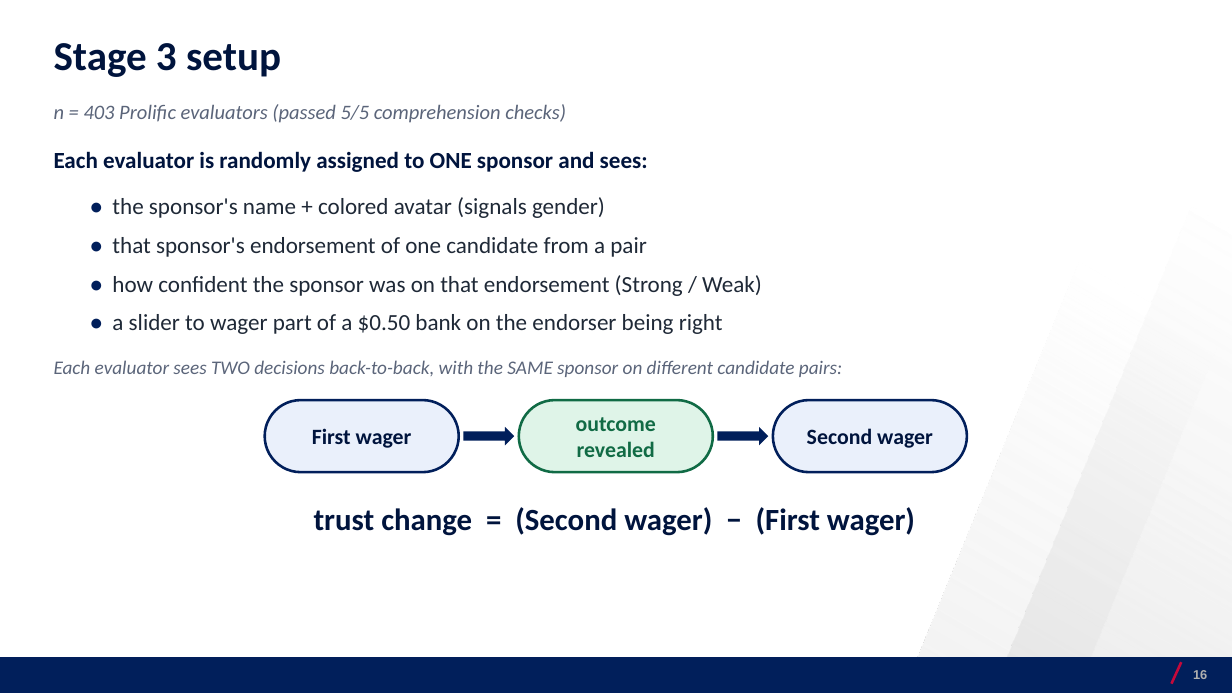
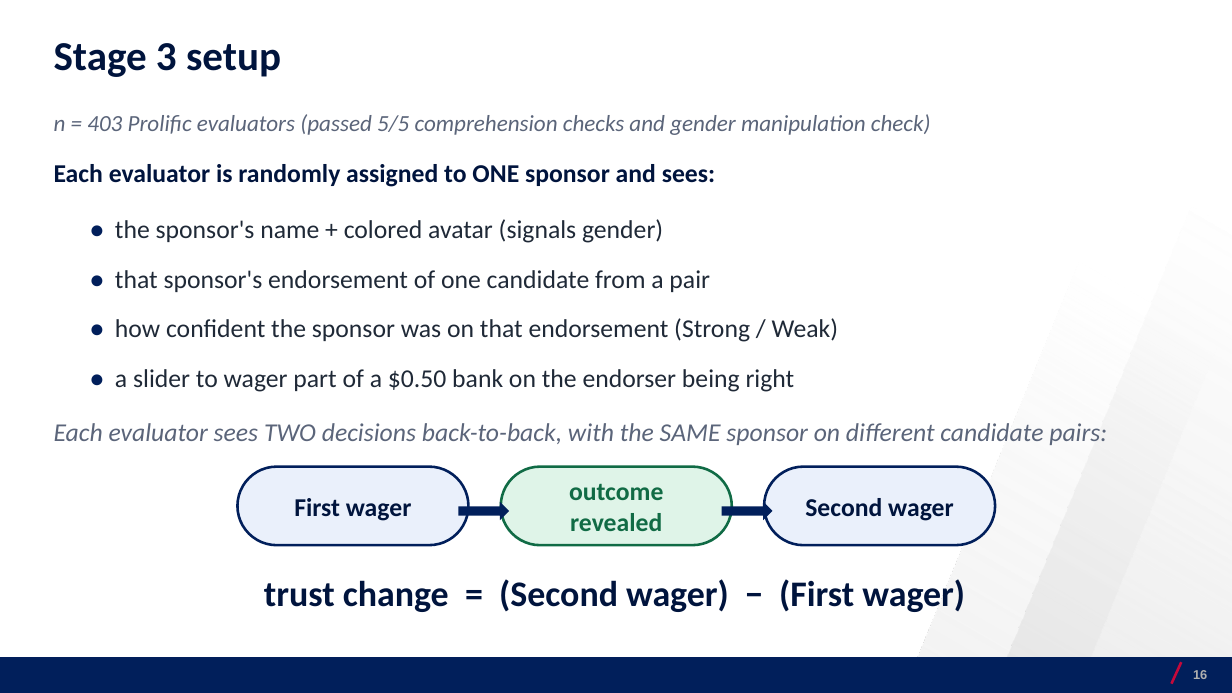
Before and after one commit to josecerv/sponsorship-network, a slide deck: slide 16 of docs/UChicago-0410.pptx. Drawn at 1232x693 pixels with LibreOffice and Linux fonts; fonts in the diff are those of the drawing; background and template pictures are left out. Boxes give left, top, right and bottom in pixels: in the first picture for what was removed or moved away, otherwise in the second. Text is boxed around its words. In the diff, an @@ line names an element or a change of style, - is before the commit and + after.

```diff
--- a/docs/UChicago-0410.pptx
+++ b/docs/UChicago-0410.pptx
@@ text at [54,114,931,135]: text changed; size 16 to 18 pt @@
-n = 403 Prolific evaluators (passed 5/5 comprehension checks)
+n = 403 Prolific evaluators (passed 5/5 comprehension checks and gender manipulation check)
@@ text "Each evaluator is randomly assigned ...": place and size @@
-text "Each evaluator is randomly assigned ..." at [54,151,648,172]
+text "Each evaluator is randomly assigned ..." at [54,164,715,187]
@@ text "• the sponsor's name + ...": place and size @@
-text "• the sponsor's name + ..." at [112,197,605,218]
+text "• the sponsor's name + ..." at [115,219,663,243]
@@ text "• that sponsor's endorsement of ...": place and size @@
-text "• that sponsor's endorsement of ..." at [112,237,646,257]
+text "• that sponsor's endorsement of ..." at [115,270,710,292]
@@ text "• how confident the sponsor ...": place and size @@
-text "• how confident the sponsor ..." at [112,275,762,296]
+text "• how confident the sponsor ..." at [115,318,838,342]
@@ size 18 to 20 pt in 5 elements at [54,164,715,187], [115,219,663,243], [115,270,710,292], [115,318,838,342], [115,369,795,392] @@
@@ text "• a slider to wager ...": place and size @@
-text "• a slider to wager ..." at [112,314,723,334]
+text "• a slider to wager ..." at [115,369,795,392]
@@ text "Each evaluator sees TWO decisions ...": place and size @@
-text "Each evaluator sees TWO decisions ..." at [54,360,842,377]
+text "Each evaluator sees TWO decisions ..." at [54,423,1107,445]
@@ text "Each evaluator sees TWO decisions ..." at [54,423,1107,445]: size 15 to 20 pt @@
@@ rounded rectangle "First wager": place and size @@
-rounded rectangle "First wager" at [265,400,459,472]
+rounded rectangle "First wager" at [238,467,469,545]
@@ rounded rectangle "outcome revealed": place and size @@
-rounded rectangle "outcome revealed" at [519,400,714,472]
+rounded rectangle "outcome revealed" at [501,467,732,545]
@@ size 17 to 20 pt in 3 elements at [501,467,732,545], [238,467,469,545], [764,467,995,545] @@
@@ rounded rectangle "Second wager": place and size @@
-rounded rectangle "Second wager" at [774,400,968,472]
+rounded rectangle "Second wager" at [764,467,995,545]
@@ right arrow: place and size @@
-right arrow at [463,427,514,445]
+right arrow at [458,502,509,520]
@@ right arrow: place and size @@
-right arrow at [717,427,768,445]
+right arrow at [722,502,773,520]
@@ text "trust change = (Second wager) ...": place and size @@
-text "trust change = (Second wager) ..." at [314,507,915,536]
+text "trust change = (Second wager) ..." at [264,579,965,612]
@@ text "trust change = (Second wager) ..." at [264,579,965,612]: size 24 to 28 pt @@
```
Also in this commit, not shown: 14 other slides changed, 2 slides added, 2 slides removed, 18 other files.
